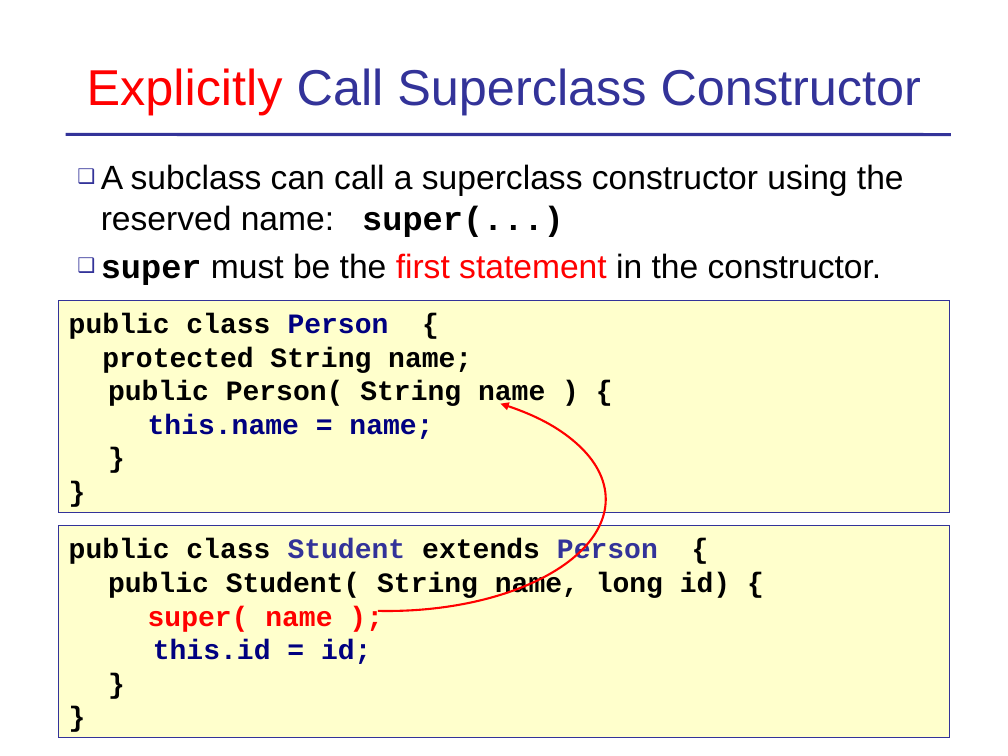
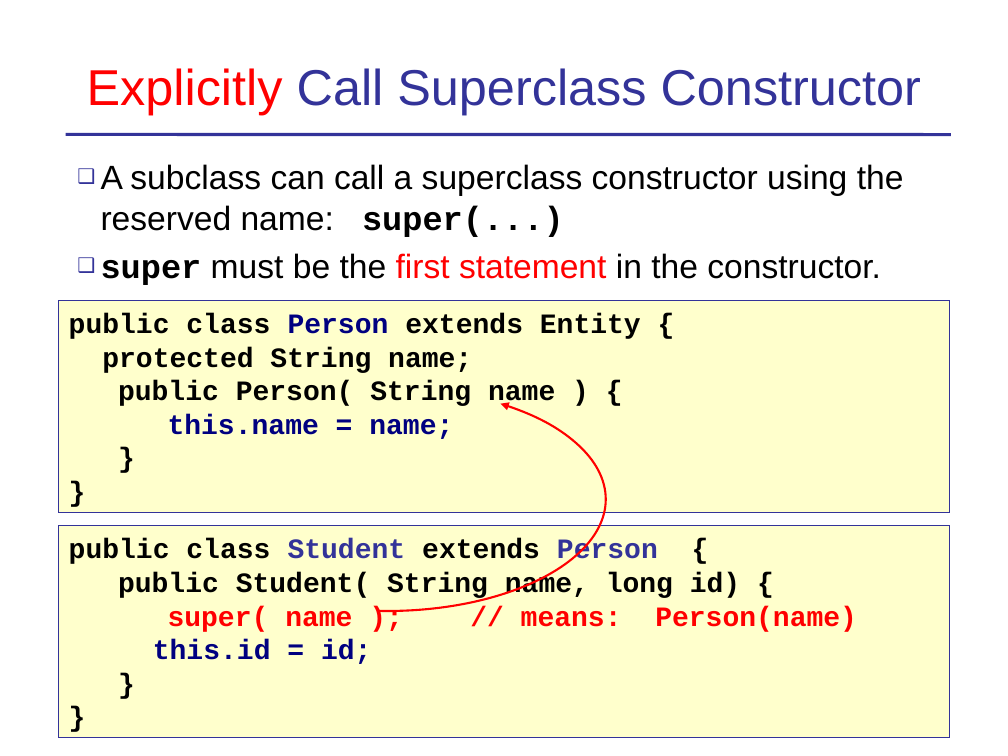
Before and after one commit to skeoop/skeoop.github.io, a slide deck: slide 22 of oop/Inheritance-Basics.ppt. Drawn at 1008x756 pixels with LibreOffice and Linux fonts; fonts in the diff are those of the drawing. Boxes give left, top, right and bottom in pixels: in the first picture for what was removed or moved away, otherwise in the second. Text is boxed around its words. In the diff, an @@ line names an element or a change of style, - is before the commit and + after.

```diff
--- a/oop/Inheritance-Basics.ppt
+++ b/oop/Inheritance-Basics.ppt
@@ text in rectangle at bbox=[69, 313, 641, 339]: text changed @@
-public class Person {
+public class Person extends Entity {
@@ text in rectangle at bbox=[168, 606, 857, 632]: text changed @@
-super( name );
+super( name ); // means: Person(name)
```
Also in this commit, not shown: 9 other slides changed, 39 other files.
